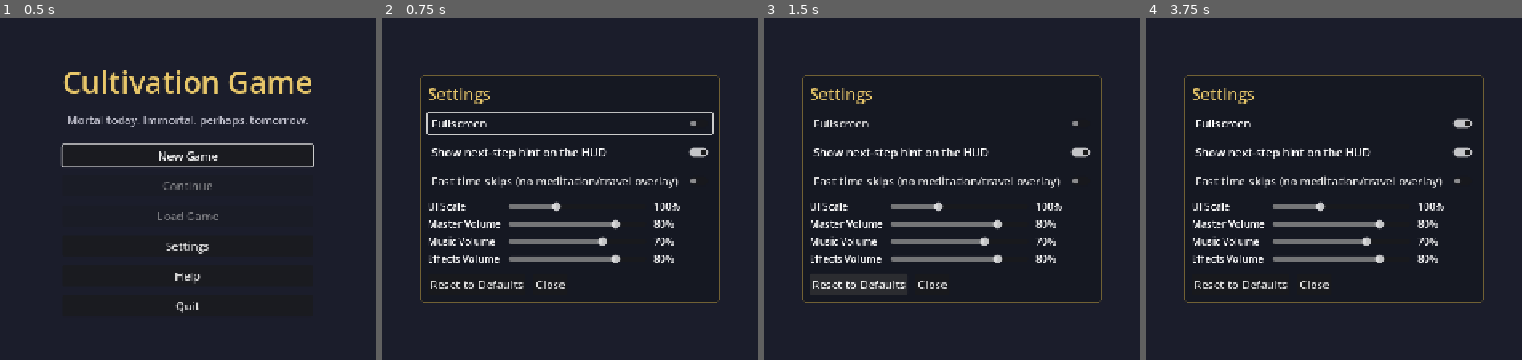
Above: before the commit, frames 1-4 (left to right).
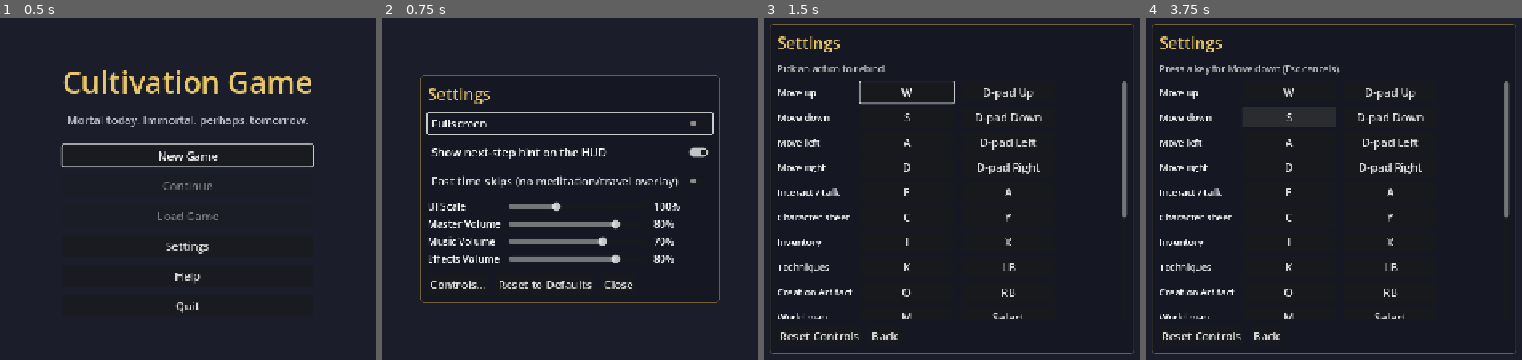
Above: after the commit, the same moments.

Repository: samridghimire/cultivation-game
Game: Godot game, scene res://src/ui/main_menu.tscn
Two runs of this game, one before a commit and one after it. Both use one fixed random seed, a clock stepped at 60 frames per second and the inputs below.
Inputs (mouse positions are in pixels of both pictures, inside the frame that each line leads up to):
- Up to frame 1 (0.5 s): no input
- Up to frame 2 (0.75 s): click "Settings" at 0.5 s
- Up to frame 3 (1.5 s): click (839, 284) at 1.25 s, where only the run after the commit has a clickable "Controls..."
- Up to frame 4 (3.75 s): click (1288, 93) at 2 s, where only the run after the commit has a clickable "W"; click (1390, 93) at 2.75 s, where only the run after the commit has a clickable "D-pad Up"; click (1288, 117) at 3.5 s, where only the run after the commit has a clickable "S"

Frame 1 is identical in both runs. In frame 2, 0.7% of the frame differs, in the area x 13-67%, y 76-80%; in frame 3, 11%, in the area x 1-99%, y 1-99%; in frame 4, 11%.

Commit message:
[UI-003c] Remappable controls
Co-Authored-By: Claude Opus 5.5 <noreply@anthropic.com>
Claude-Session: https://claude.ai/code/session_01425iTeZ71nSBW6h3jMb864

Diff:
--- a/src/autoload/input_config.gd
+++ b/src/autoload/input_config.gd
@@ -1,6 +1,9 @@
 extends Node
 ## Registers input actions in code so bindings are readable and diffable.
-## Keyboard plus gamepad (Steam Deck) bindings for every action.
+## Keyboard plus gamepad (Steam Deck) bindings for every action. KEYS and
+## JOY_BUTTONS are the defaults; the player can rebind the first key and the
+## first gamepad button of an action (UI-003c, SettingsScreen > Controls). The
+## current bindings live in `keys` / `joy_buttons`, saved to user://controls.cfg.
 
 const KEYS := {
 	"move_up": [KEY_W, KEY_UP],
@@ -49,19 +52,18 @@
 }
 
 
+const CONTROLS_PATH := "user://controls.cfg"
+
+## Where rebinds are saved (tests point this elsewhere).
+var path := CONTROLS_PATH
+## Current bindings: action -> [keycode...] / [joy button...].
+var keys: Dictionary = {}
+var joy_buttons: Dictionary = {}
+
+
 func _ready() -> void:
-	for action in KEYS:
-		_ensure_action(action)
-		for key in KEYS[action]:
-			var ev := InputEventKey.new()
-			ev.physical_keycode = key
-			InputMap.action_add_event(action, ev)
-	for action in JOY_BUTTONS:
-		_ensure_action(action)
-		for button in JOY_BUTTONS[action]:
-			var ev := InputEventJoypadButton.new()
-			ev.button_index = button
-			InputMap.action_add_event(action, ev)
+	load_controls()
+	apply()
 	for action in JOY_AXES:
 		_ensure_action(action)
 		var ev := InputEventJoypadMotion.new()
@@ -70,6 +72,110 @@
 		InputMap.action_add_event(action, ev)
 
 
+## Rebuilds the key and gamepad-button events of every action from `keys` and
+## `joy_buttons` (stick axes never change).
+func apply() -> void:
+	for action in KEYS.keys() + JOY_BUTTONS.keys():
+		_ensure_action(action)
+		for ev in InputMap.action_get_events(action):
+			if ev is InputEventKey or ev is InputEventJoypadButton:
+				InputMap.action_erase_event(action, ev)
+	for action in keys:
+		for key in keys[action]:
+			var ev := InputEventKey.new()
+			ev.physical_keycode = key
+			InputMap.action_add_event(action, ev)
+	for action in joy_buttons:
+		for button in joy_buttons[action]:
+			var ev := InputEventJoypadButton.new()
+			ev.button_index = button
+			InputMap.action_add_event(action, ev)
+
+
+## Defaults, then any saved rebinds (unknown actions and bad values are ignored).
+func load_controls() -> void:
+	keys = _copy(KEYS)
+	joy_buttons = _copy(JOY_BUTTONS)
+	var cfg := ConfigFile.new()
+	if cfg.load(path) != OK:
+		return
+	for action in keys:
+		var saved: Variant = cfg.get_value("keys", action, null)
+		if saved is Array and not (saved as Array).is_empty() and (saved as Array).all(func(v: Variant) -> bool: return v is int):
+			keys[action] = (saved as Array).duplicate()
+	for action in joy_buttons:
+		var saved: Variant = cfg.get_value("joy_buttons", action, null)
+		if saved is Array and not (saved as Array).is_empty() and (saved as Array).all(func(v: Variant) -> bool: return v is int):
+			joy_buttons[action] = (saved as Array).duplicate()
+
+
+func save_controls() -> void:
+	var cfg := ConfigFile.new()
+	for action in keys:
+		cfg.set_value("keys", action, keys[action])
+	for action in joy_buttons:
+		cfg.set_value("joy_buttons", action, joy_buttons[action])
+	var err := cfg.save(path)
+	if err != OK:
+		push_error("Could not save controls to %s: %s" % [path, error_string(err)])
+
+
+## Makes `code` the first binding of `action` in `bindings` (action -> [codes]).
+## An action that already used `code` gets `action`'s old first binding in its
+## place (a swap), so no two actions end up sharing a key or button. Returns
+## the new bindings; `bindings` is not changed.
+static func rebound(bindings: Dictionary, action: String, code: int) -> Dictionary:
+	var out := _copy(bindings)
+	var own: Array = out.get(action, [])
+	var old: int = own[0] if not own.is_empty() else -1
+	if old == code:
+		return out
+	for other in out:
+		if other == action:
+			continue
+		var list: Array = out[other]
+		var at := list.find(code)
+		if at >= 0:
+			if old >= 0 and not list.has(old):
+				list[at] = old
+			else:
+				list.remove_at(at)
+	own = own.duplicate()
+	own.erase(code)
+	if own.is_empty():
+		own.append(code)
+	else:
+		own[0] = code
+	out[action] = own
+	return out
+
+
+func rebind_key(action: String, keycode: int) -> void:
+	keys = rebound(keys, action, keycode)
+	apply()
+	save_controls()
+
+
+func rebind_joy(action: String, button: int) -> void:
+	joy_buttons = rebound(joy_buttons, action, button)
+	apply()
+	save_controls()
+
+
+func reset_controls() -> void:
+	keys = _copy(KEYS)
+	joy_buttons = _copy(JOY_BUTTONS)
+	apply()
+	save_controls()
+
+
+static func _copy(bindings: Dictionary) -> Dictionary:
+	var out := {}
+	for action in bindings:
+		out[action] = (bindings[action] as Array).duplicate()
+	return out
+
+
 func _ensure_action(action: StringName) -> void:
 	if not InputMap.has_action(action):
 		InputMap.add_action(action, 0.3)
--- a/src/ui/help_screen.gd
+++ b/src/ui/help_screen.gd
@@ -29,7 +29,7 @@
 	JOY_AXIS_RIGHT_X: ["Right stick Left", "Right stick Right"],
 	JOY_AXIS_RIGHT_Y: ["Right stick Up", "Right stick Down"],
 }
-const MENU_HINT := "In menus: arrow keys / d-pad move, Enter / A chooses, Esc / B goes back."
+const MENU_HINT := "In menus: arrow keys / d-pad move, Enter / A chooses, Esc / B goes back.\nRebind keys and buttons in Settings > Controls."
 
 var _list: VBoxContainer
 var _title: Label
@@ -158,7 +158,7 @@
 	_body.clear()
 	if id == CONTROLS_ID:
 		_title.text = "Controls"
-		_body.append_text(controls_text(control_rows(InputConfig.KEYS, InputConfig.JOY_BUTTONS, InputConfig.JOY_AXES, GameState.data.help_action_names)))
+		_body.append_text(controls_text(control_rows(InputConfig.keys, InputConfig.joy_buttons, InputConfig.JOY_AXES, GameState.data.help_action_names)))
 		return
 	for page: Dictionary in GameState.data.help_pages:
 		if page["id"] == id:
--- a/src/ui/settings_screen.gd
+++ b/src/ui/settings_screen.gd
@@ -2,6 +2,9 @@
 extends PanelContainer
 ## Modal settings editor used by the main menu and the pause menu. Every
 ## change is applied and saved immediately through the Settings autoload.
+## A Controls page (UI-003c) lists every action with its first key and first
+## gamepad button; "Rebind" waits for the next key / button press (Esc cancels
+## a key rebind) and InputConfig swaps bindings on conflicts and saves them.
 
 signal closed
 
@@ -17,16 +20,28 @@
 var _fast_skips: CheckButton
 var _sliders: Dictionary = {}  # setting key -> HSlider
 var _value_labels: Dictionary = {}  # setting key -> Label
+var _general: VBoxContainer
+var _controls: VBoxContainer
+var _control_grid: GridContainer
+var _control_status: Label
+var _controls_button: Button
+## [action, "key" | "joy"] while waiting for a press to rebind, else [].
+var _waiting: Array = []
 
 
 func _init() -> void:
 	add_theme_stylebox_override("panel", UIStyle.panel_style())
 	custom_minimum_size = Vector2(480, 0)
 	visible = false
-	var box := VBoxContainer.new()
-	box.add_theme_constant_override("separation", 12)
-	add_child(box)
-	box.add_child(UIStyle.label("Settings", 26, UIStyle.ACCENT))
+	var outer := VBoxContainer.new()
+	outer.add_theme_constant_override("separation", 12)
+	add_child(outer)
+	outer.add_child(UIStyle.label("Settings", 26, UIStyle.ACCENT))
+	_general = VBoxContainer.new()
+	_general.add_theme_constant_override("separation", 12)
+	outer.add_child(_general)
+	var box := _general
+	_build_controls(outer)
 
 	_fullscreen = CheckButton.new()
 	_fullscreen.text = "Fullscreen"
@@ -79,18 +94,144 @@
 	var buttons := HBoxContainer.new()
 	buttons.add_theme_constant_override("separation", 12)
 	box.add_child(buttons)
+	_controls_button = UIStyle.button("Controls...", _show_controls.bind(true))
+	buttons.add_child(_controls_button)
 	buttons.add_child(UIStyle.button("Reset to Defaults", _reset))
 	buttons.add_child(UIStyle.button("Close", close))
+
+
+func _build_controls(outer: VBoxContainer) -> void:
+	_controls = VBoxContainer.new()
+	_controls.add_theme_constant_override("separation", 10)
+	_controls.visible = false
+	outer.add_child(_controls)
+	_control_status = UIStyle.label("Pick an action to rebind.", 15, Color(0.75, 0.75, 0.75))
+	_controls.add_child(_control_status)
+	var scroll := ScrollContainer.new()
+	scroll.custom_minimum_size = Vector2(560, 380)
+	scroll.horizontal_scroll_mode = ScrollContainer.SCROLL_MODE_DISABLED
+	_controls.add_child(scroll)
+	_control_grid = GridContainer.new()
+	_control_grid.columns = 3
+	_control_grid.add_theme_constant_override("h_separation", 12)
+	_control_grid.add_theme_constant_override("v_separation", 6)
+	scroll.add_child(_control_grid)
+	var row := HBoxContainer.new()
+	row.add_theme_constant_override("separation", 12)
+	_controls.add_child(row)
+	row.add_child(UIStyle.button("Reset Controls", _reset_controls))
+	var back := UIStyle.button("Back", _show_controls.bind(false))
+	back.name = "ControlsBack"
+	row.add_child(back)
+
+
+## Actions shown on the Controls page: every action with a key or button.
+static func control_actions() -> Array:
+	var out: Array = InputConfig.KEYS.keys()
+	for action in InputConfig.JOY_BUTTONS:
+		if not out.has(action):
+			out.append(action)
+	return out
+
+
+func _rebuild_controls() -> void:
+	for child in _control_grid.get_children():
+		_control_grid.remove_child(child)
+		child.queue_free()
+	var names: Dictionary = GameState.data.help_action_names if GameState.data != null else {}
+	for action in control_actions():
+		_control_grid.add_child(UIStyle.label(String(names.get(action, String(action).capitalize())), 15))
+		var key_list: Array = InputConfig.keys.get(action, [])
+		var key_button := UIStyle.button(OS.get_keycode_string(key_list[0]) if not key_list.is_empty() else "-", _start_rebind.bind(action, "key"))
+		key_button.name = "key_" + action
+		key_button.custom_minimum_size = Vector2(150, 0)
+		_control_grid.add_child(key_button)
+		var joy_list: Array = InputConfig.joy_buttons.get(action, [])
+		var joy_button := UIStyle.button(HelpScreen.JOY_BUTTON_NAMES.get(joy_list[0], "Button %d" % joy_list[0]) if not joy_list.is_empty() else "-", _start_rebind.bind(action, "joy"))
+		joy_button.name = "joy_" + action
+		joy_button.custom_minimum_size = Vector2(150, 0)
+		_control_grid.add_child(joy_button)
+
+
+func _show_controls(on: bool) -> void:
+	_waiting = []
+	_general.visible = not on
+	_controls.visible = on
+	if on:
+		_rebuild_controls()
+		_control_status.text = "Pick an action to rebind."
+		_grab_later(_control_grid.get_child(1) as Button)
+	else:
+		_grab_later(_controls_button)
+
+
+func _start_rebind(action: String, kind: String) -> void:
+	_waiting = [action, kind]
+	var names: Dictionary = GameState.data.help_action_names if GameState.data != null else {}
+	_control_status.text = ("Press a key for %s (Esc cancels)." if kind == "key" else "Press a gamepad button for %s.") % names.get(action, action)
+
+
+## Finishes a pending rebind with `event`. Returns true if it was used.
+func rebind_with(event: InputEvent) -> bool:
+	if _waiting.is_empty() or not event.is_pressed() or event.is_echo():
+		return false
+	var action := String(_waiting[0])
+	if _waiting[1] == "key" and event is InputEventKey:
+		var key := (event as InputEventKey).physical_keycode
+		if key == KEY_NONE:
+			key = (event as InputEventKey).keycode
+		if key == KEY_ESCAPE:
+			_control_status.text = "Rebind cancelled."
+		else:
+			InputConfig.rebind_key(action, key)
+			_control_status.text = "%s is now on %s." % [action, OS.get_keycode_string(key)]
+	elif _waiting[1] == "joy" and event is InputEventJoypadButton:
+		InputConfig.rebind_joy(action, (event as InputEventJoypadButton).button_index)
+		_control_status.text = "Bound."
+	else:
+		return false
+	var focus_name := ("key_" if _waiting[1] == "key" else "joy_") + action
+	_waiting = []
+	_rebuild_controls()
+	_grab_later(_control_grid.get_node_or_null(focus_name) as Button)
+	return true
+
+
+## Focuses `b` next frame if it is still on screen (gamepad focus).
+func _grab_later(b: Control) -> void:
+	_grab_now.call_deferred(b)
+
+
+func _grab_now(b: Control) -> void:
+	if is_instance_valid(b) and b.is_inside_tree() and b.is_visible_in_tree():
+		b.grab_focus()
+
+
+func _reset_controls() -> void:
+	InputConfig.reset_controls()
+	_rebuild_controls()
+	_control_status.text = "Controls reset to the defaults."
+
+
+func _input(event: InputEvent) -> void:
+	if visible and not _waiting.is_empty() and rebind_with(event):
+		get_viewport().set_input_as_handled()
 
 
 func _unhandled_input(event: InputEvent) -> void:
 	if visible and (event.is_action_pressed("ui_cancel") or event.is_action_pressed("pause_menu")):
 		get_viewport().set_input_as_handled()
-		close()
+		if _controls.visible:
+			_show_controls(false)
+		else:
+			close()
 
 
 func open() -> void:
 	_sync()
+	_general.visible = true
+	_controls.visible = false
+	_waiting = []
 	visible = true
 	_fullscreen.grab_focus.call_deferred()
 
--- /dev/null
+++ b/tests/unit/test_controls.gd
@@ -0,0 +1,76 @@
+extends TestCase
+## UI-003c: remappable controls (InputConfig rebinding and the Settings page).
+
+
+func _root() -> Node:
+	return (Engine.get_main_loop() as SceneTree).root
+
+
+func _input_config() -> Node:
+	return _root().get_node("InputConfig")
+
+
+func test_rebound_swaps_on_conflict() -> void:
+	var bindings := {"a": [KEY_E], "b": [KEY_Q, KEY_Z], "c": [KEY_R]}
+	var out := InputConfig.rebound(bindings, "a", KEY_Q)
+	assert_eq(out["a"], [KEY_Q])
+	assert_eq(out["b"], [KEY_E, KEY_Z], "b takes a's old key")
+	assert_eq(bindings["a"], [KEY_E], "input untouched")
+	out = InputConfig.rebound(bindings, "c", KEY_Z)
+	assert_eq(out["c"], [KEY_Z])
+	assert_eq(out["b"], [KEY_Q, KEY_R])
+	assert_eq(InputConfig.rebound(bindings, "a", KEY_E), bindings, "same key: no change")
+
+
+func test_rebind_applies_saves_and_resets() -> void:
+	var ic := _input_config()
+	var old_path: String = ic.path
+	ic.path = "user://test_controls.cfg"
+	ic.reset_controls()
+	ic.rebind_key("interact", KEY_F)
+	assert_eq(ic.keys["interact"][0], KEY_F)
+	var ev := InputEventKey.new()
+	ev.physical_keycode = KEY_F
+	assert_true(InputMap.action_has_event("interact", ev), "the InputMap follows the rebind")
+	ic.rebind_joy("interact", JOY_BUTTON_B)
+	assert_eq(ic.joy_buttons["interact"][0], JOY_BUTTON_B)
+	ic.load_controls()
+	assert_eq(ic.keys["interact"][0], KEY_F, "saved and loaded")
+	ic.reset_controls()
+	assert_eq(ic.keys["interact"], InputConfig.KEYS["interact"])
+	DirAccess.remove_absolute(ProjectSettings.globalize_path(ic.path))
+	ic.path = old_path
+	ic.load_controls()
+	ic.apply()
+
+
+func test_settings_controls_page_rebinds() -> void:
+	var ic := _input_config()
+	var old_path: String = ic.path
+	ic.path = "user://test_controls.cfg"
+	ic.reset_controls()
+	var screen := SettingsScreen.new()
+	_root().add_child(screen)
+	screen.open()
+	screen._show_controls(true)
+	var key_button := screen._control_grid.get_node("key_toggle_map") as Button
+	assert_eq(key_button.text, OS.get_keycode_string(KEY_M))
+	key_button.pressed.emit()
+	var ev := InputEventKey.new()
+	ev.physical_keycode = KEY_N
+	ev.pressed = true
+	assert_true(screen.rebind_with(ev))
+	assert_eq(ic.keys["toggle_map"][0], KEY_N)
+	assert_eq((screen._control_grid.get_node("key_toggle_map") as Button).text, OS.get_keycode_string(KEY_N))
+	(screen._control_grid.get_node("key_interact") as Button).pressed.emit()
+	var esc := InputEventKey.new()
+	esc.physical_keycode = KEY_ESCAPE
+	esc.pressed = true
+	assert_true(screen.rebind_with(esc))
+	assert_eq(ic.keys["interact"], InputConfig.KEYS["interact"], "Esc cancels")
+	screen.free()
+	ic.reset_controls()
+	DirAccess.remove_absolute(ProjectSettings.globalize_path(ic.path))
+	ic.path = old_path
+	ic.load_controls()
+	ic.apply()
Not shown, added: tests/unit/test_controls.gd.uid
Not shown, changed: docs/BACKLOG.md
Not shown, changed: docs/CHANGELOG.md
